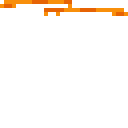
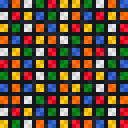
Layer changes from the first (128, 128) image to the second:
added layer "Layer 6" above "Layer 5" over (8, 8, 48, 48)
added layer "Layer 5" above "Rectangle 1" over (0, 0, 128, 128)
hid "Rectangle 1" over (0, 0, 128, 16)
